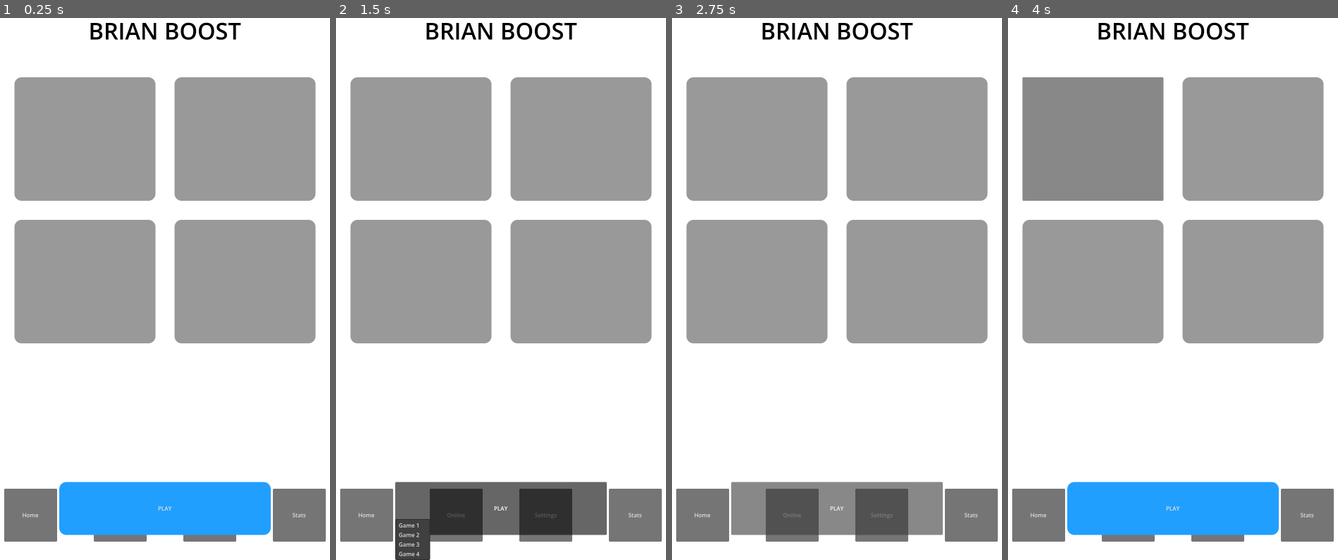
Above: before the commit, frames 1-4 (left to right).
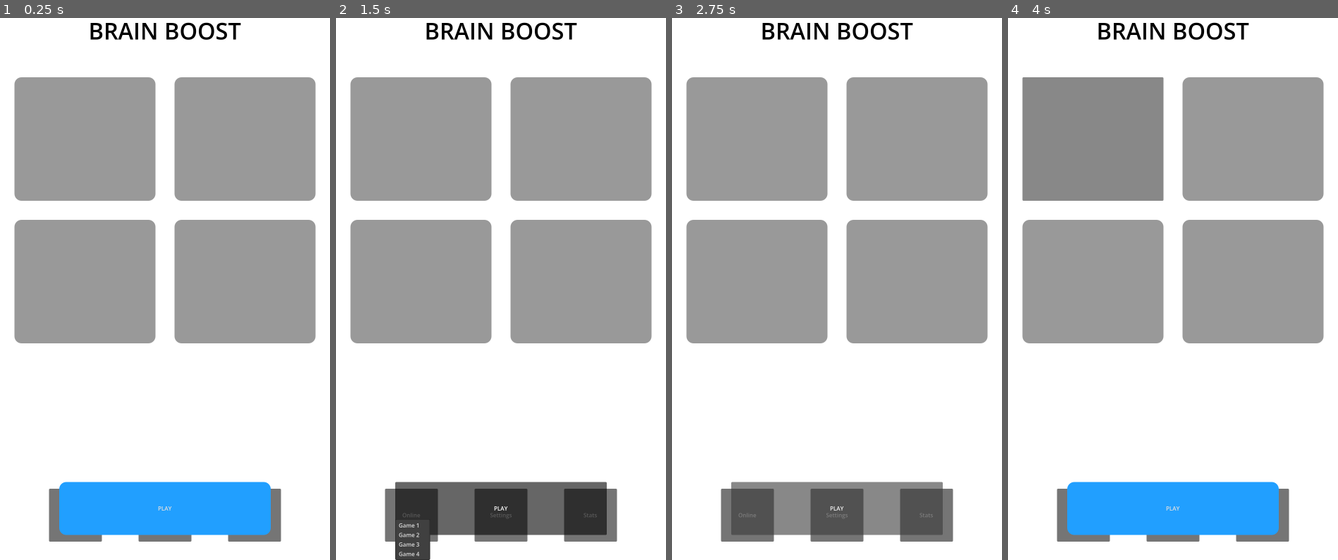
Above: after the commit, the same moments.

Repository: Jacen-k/Group-Project
Game: Godot game, scene res://home_menu.tscn
Two runs of this game, one before a commit and one after it. Both use one fixed random seed, a clock stepped at 60 frames per second and the inputs below. Before the commit the project starts from res://menu.tscn.
Inputs (mouse positions are in pixels of both pictures, inside the frame that each line leads up to):
- Up to frame 1 (0.25 s): no input
- Up to frame 2 (1.5 s): click (365, 516) at 0.5 s, where only the run before the commit has a clickable "Home"; click "Online" at 1.25 s
- Up to frame 3 (2.75 s): click "Settings" at 2 s
- Up to frame 4 (4 s): click "Stats" at 2.75 s; click (1093, 137) at 3.52 s

The runs differ from the first frame. In frame 1, 3.7% of the frame differs, in the area x 1-99%, y 0-97%; in frame 2, 7.8%; in frame 3, 8.2%; in frame 4, 3.7%.

Commit message:
Menu Pop Ups
Made popups for online settings and stats buttons

Diff:
--- /dev/null
+++ b/brain-boost/color_rect.gd
@@ -0,0 +1,15 @@
+extends ColorRect
+
+
+# Called when the node enters the scene tree for the first time.
+func _ready() -> void:
+	pass # Replace with function body.
+
+
+# Called every frame. 'delta' is the elapsed time since the previous frame.
+func _process(delta: float) -> void:
+	pass
+
+func _gui_input(event):
+	if event is InputEventMouseButton and event.pressed:
+		get_parent().hide()
--- /dev/null
+++ b/brain-boost/home_menu.gd
@@ -0,0 +1,38 @@
+extends Control
+
+@onready var popup = $"Popup Wrapper"
+@onready var online_menu = $"Popup Wrapper/Online"
+@onready var settings_menu = $"Popup Wrapper/Settings"
+@onready var stats_menu = $"Popup Wrapper/Stats"
+
+
+
+
+
+# Called when the node enters the scene tree for the first time.
+func _ready() -> void:
+	popup.hide()
+	online_menu.hide()
+	settings_menu.hide()
+	stats_menu.hide()
+
+
+# Called every frame. 'delta' is the elapsed time since the previous frame.
+func _process(delta: float) -> void:
+	pass
+
+
+func _on_online_button_pressed():
+	popup.show()
+	online_menu.show()
+
+
+
+func _on_settings_button_pressed() -> void:
+	popup.show()
+	settings_menu.show()
+
+
+func _on_stats_button_pressed() -> void:
+	popup.show()
+	stats_menu.show()
--- a/brain-boost/menu.tscn
+++ b/brain-boost/home_menu.tscn
@@ -1,4 +1,7 @@
-[gd_scene format=3 uid="uid://b5k2h45bdsrf7"]
+[gd_scene format=3 uid="uid://csi23x73oeomv"]
+
+[ext_resource type="Script" uid="uid://ckkpn2x3oj1aq" path="res://home_menu.gd" id="1_j6liv"]
+[ext_resource type="Script" uid="uid://cwoblr751htkx" path="res://color_rect.gd" id="2_tqwvy"]
 
 [sub_resource type="StyleBoxFlat" id="StyleBoxFlat_vsb4k"]
 bg_color = Color(0.13075283, 0.62232465, 0.9999998, 1)
@@ -17,13 +20,14 @@
 corner_radius_bottom_right = 20
 corner_radius_bottom_left = 20
 
-[node name="Menu" type="Control" unique_id=179101004]
+[node name="Home_menu" type="Control" unique_id=179101004]
 layout_mode = 3
 anchors_preset = 15
 anchor_right = 1.0
 anchor_bottom = 1.0
 grow_horizontal = 2
 grow_vertical = 2
+script = ExtResource("1_j6liv")
 
 [node name="ColorRect" type="ColorRect" parent="." unique_id=906799962]
 layout_mode = 1
@@ -59,19 +63,6 @@
 size_flags_horizontal = 4
 size_flags_vertical = 4
 alignment = 1
-
-[node name="MarginContainer" type="MarginContainer" parent="ColorRect/MarginContainer/VBoxContainer/HBoxContainer" unique_id=1875485685]
-layout_mode = 2
-theme_override_constants/margin_left = 50
-theme_override_constants/margin_right = 50
-
-[node name="Home_button" type="Button" parent="ColorRect/MarginContainer/VBoxContainer/HBoxContainer/MarginContainer" unique_id=491291827]
-custom_minimum_size = Vector2(150, 150)
-layout_mode = 2
-size_flags_horizontal = 0
-size_flags_vertical = 6
-text = "Home
-"
 
 [node name="MarginContainer2" type="MarginContainer" parent="ColorRect/MarginContainer/VBoxContainer/HBoxContainer" unique_id=1920655731]
 layout_mode = 2
@@ -165,7 +156,7 @@
 grow_horizontal = 2
 theme_override_colors/default_color = Color(0, 0, 0, 1)
 theme_override_font_sizes/normal_font_size = 65
-text = "BRIAN BOOST
+text = "BRAIN BOOST
 "
 horizontal_alignment = 1
 vertical_alignment = 1
@@ -246,3 +237,79 @@
 layout_mode = 2
 size_flags_horizontal = 0
 theme_override_styles/normal = SubResource("StyleBoxFlat_ouk20")
+
+[node name="Popup Wrapper" type="Control" parent="." unique_id=728098945]
+layout_mode = 1
+anchors_preset = 15
+anchor_right = 1.0
+anchor_bottom = 1.0
+grow_horizontal = 2
+grow_vertical = 2
+
+[node name="ColorRect" type="ColorRect" parent="Popup Wrapper" unique_id=2032868557]
+layout_mode = 1
+anchors_preset = 15
+anchor_right = 1.0
+anchor_bottom = 1.0
+grow_horizontal = 2
+grow_vertical = 2
+color = Color(0, 0, 0, 0.5137255)
+script = ExtResource("2_tqwvy")
+
+[node name="Online" type="Panel" parent="Popup Wrapper" unique_id=868657331]
+layout_mode = 1
+anchors_preset = 14
+anchor_top = 0.5
+anchor_right = 1.0
+anchor_bottom = 0.5
+offset_bottom = 960.0
+grow_horizontal = 2
+grow_vertical = 2
+
+[node name="ColorRect" type="ColorRect" parent="Popup Wrapper/Online" unique_id=1803023243]
+layout_mode = 1
+anchors_preset = 15
+anchor_right = 1.0
+anchor_bottom = 1.0
+grow_horizontal = 2
+grow_vertical = 2
+
+[node name="Settings" type="Control" parent="Popup Wrapper" unique_id=1755817445]
+layout_mode = 1
+anchors_preset = 14
+anchor_top = 0.5
+anchor_right = 1.0
+anchor_bottom = 0.5
+offset_bottom = 960.0
+grow_horizontal = 2
+grow_vertical = 2
+
+[node name="ColorRect" type="ColorRect" parent="Popup Wrapper/Settings" unique_id=1266719701]
+layout_mode = 1
+anchors_preset = 15
+anchor_right = 1.0
+anchor_bottom = 1.0
+grow_horizontal = 2
+grow_vertical = 2
+
+[node name="Stats" type="Control" parent="Popup Wrapper" unique_id=518157743]
+layout_mode = 1
+anchors_preset = 14
+anchor_top = 0.5
+anchor_right = 1.0
+anchor_bottom = 0.5
+offset_bottom = 960.0
+grow_horizontal = 2
+grow_vertical = 2
+
+[node name="ColorRect" type="ColorRect" parent="Popup Wrapper/Stats" unique_id=1131577524]
+layout_mode = 1
+anchors_preset = 15
+anchor_right = 1.0
+anchor_bottom = 1.0
+grow_horizontal = 2
+grow_vertical = 2
+
+[connection signal="pressed" from="ColorRect/MarginContainer/VBoxContainer/HBoxContainer/MarginContainer2/Online_button" to="." method="_on_online_button_pressed"]
+[connection signal="pressed" from="ColorRect/MarginContainer/VBoxContainer/HBoxContainer/MarginContainer3/Settings_button" to="." method="_on_settings_button_pressed"]
+[connection signal="pressed" from="ColorRect/MarginContainer/VBoxContainer/HBoxContainer/MarginContainer4/Stats_button" to="." method="_on_stats_button_pressed"]
--- a/brain-boost/project.godot
+++ b/brain-boost/project.godot
@@ -11,7 +11,7 @@
 [application]
 
 config/name="BrainBoost"
-run/main_scene="uid://b5k2h45bdsrf7"
+run/main_scene="uid://csi23x73oeomv"
 config/features=PackedStringArray("4.6", "Mobile")
 config/icon="res://icon.svg"
 
Not shown, added: brain-boost/color_rect.gd.uid
Not shown, added: brain-boost/home_menu.gd.uid
